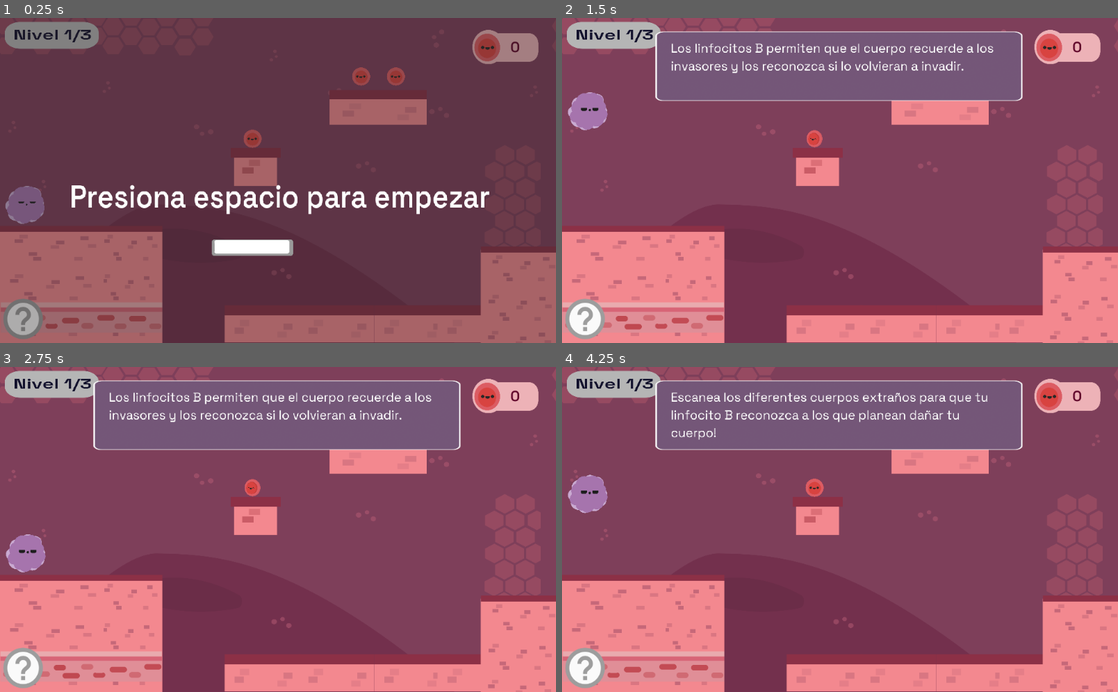
Above: before the commit, frames 1-4 (two rows, left to right).
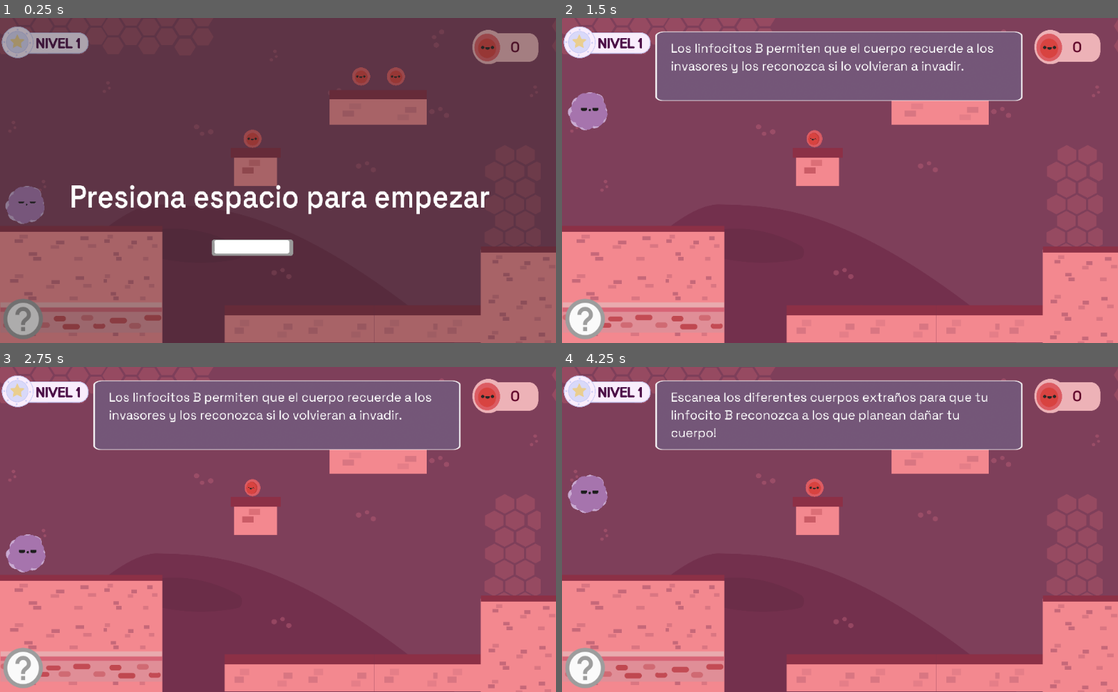
Above: after the commit, the same moments.

Repository: Space-Travelers/Game
Game: Godot game, scene res://src/scenes/immune_system/base_game/stage_1.tscn
The game is run twice, just before and just after one commit, with the same random seed, the same clock (stepped at 60 frames per second) and the same inputs. This scene is started directly instead of the project's main scene.
Inputs (mouse positions are in pixels of both pictures, inside the frame that each line leads up to):
- Up to frame 1 (0.25 s): no input
- Up to frame 2 (1.5 s): tap Space (next_message) at 0.5, 1.35 s; move the mouse to (962, 164) at 0.52 s; hold Right (ui_right) from 0.53 s (still down); click (962, 164) at 0.6 s; tap Up (ui_up) at 0.77 s; move the mouse to (728, 196) at 1.27 s
- Up to frame 3 (2.75 s): tap Up (ui_up) at 1.52 s; move the mouse to (333, 458) at 2.02 s; release Right (ui_right) at 2.03 s; hold Left (ui_left) from 2.03 s (still down); click (333, 458) at 2.1 s
- Up to frame 4 (4.25 s): move the mouse to (812, 594) at 2.77 s; release Left (ui_left) at 2.78 s; hold Right (ui_right) from 2.78 s (still down); tap Space (next_message) at 2.85 s; click (812, 594) at 2.92 s; tap Up (ui_up) at 3.02, 3.77 s; move the mouse to (1006, 578) at 3.52 s; click (1006, 578) at 3.6 s

The runs differ from the first frame. In frame 1, 2.0% of the frame differs, in the area x 0-29%, y 1-96%; in frame 2, 2.0%; in frame 3, 2.0%; in frame 4, 2.2%.

Commit message:
adding gameflow and some changes on stage aesthetic

Diff:
--- a/Global.gd
+++ b/Global.gd
@@ -1,5 +1,6 @@
 extends Node
 var lost_challenge = false
+var first_play= true
 var coin_collected = false
 var coins = 0
 var actual_id_definition = -1
--- a/src/scenes/avatar/avatar.gd
+++ b/src/scenes/avatar/avatar.gd
@@ -34,3 +34,8 @@
 	if (current_avatar_index<1):
 		current_avatar_index = 3;
 	change_img_avatar(avatars["avatar"+String(current_avatar_index)])
+
+
+func _on_sala_pressed():
+	get_tree().change_scene("res://src/scenes/immune_system/base_game/stage_1.tscn")
+	 # Replace with function body.
--- a/src/scenes/immune_system/base_game/Level-lb.gd
+++ b/src/scenes/immune_system/base_game/Level-lb.gd
@@ -11,4 +11,4 @@
 	pass # Replace with function body.
 
 func _process(delta):
-	text = "Nivel " + String(Global.level) + "/3"
+	text = "NIVEL " + String(Global.level)
--- a/src/scenes/immune_system/base_game/stage_1.tscn
+++ b/src/scenes/immune_system/base_game/stage_1.tscn
@@ -62,10 +62,15 @@
 [sub_resource type="RectangleShape2D" id=5]
 extents = Vector2( 126.481, 100.577 )
 
+[sub_resource type="DynamicFontData" id=25]
+font_path = "res://assets/ttf/rimouski sb.otf"
+
 [sub_resource type="DynamicFont" id=21]
 size = 100
-outline_color = Color( 0.0941176, 0.0901961, 0.219608, 1 )
-font_data = ExtResource( 13 )
+outline_size = 1
+outline_color = Color( 0.290196, 0.0509804, 0.270588, 1 )
+use_filter = true
+font_data = SubResource( 25 )
 
 [sub_resource type="DynamicFont" id=2]
 size = 27
@@ -330,7 +335,7 @@
 position = Vector2( 149.5, 552.932 )
 scale = Vector2( 0.442693, 0.416349 )
 frames = SubResource( 1 )
-frame = 1
+frame = 2
 speed_scale = 1.5
 playing = true
 
@@ -388,17 +393,19 @@
 [node name="CanvasLayer" type="CanvasLayer" parent="."]
 
 [node name="TextureRect2" type="TextureRect" parent="CanvasLayer"]
-margin_right = 523.0
-margin_bottom = 253.0
-rect_scale = Vector2( 0.360084, 0.24985 )
+margin_top = 12.0
+margin_right = 1256.0
+margin_bottom = 506.0
+rect_scale = Vector2( 0.13289, 0.132345 )
 texture = ExtResource( 26 )
 
 [node name="Label" type="Label" parent="CanvasLayer/TextureRect2"]
-margin_left = 69.0
-margin_top = 60.0
-margin_right = 447.0
-margin_bottom = 215.0
-custom_colors/font_color = Color( 0.0666667, 0.0627451, 0.172549, 1 )
+margin_left = 497.0
+margin_top = 144.0
+margin_right = 640.0
+margin_bottom = 273.0
+rect_scale = Vector2( 2.20951, 1.95931 )
+custom_colors/font_color = Color( 0.290196, 0.0509804, 0.270588, 1 )
 custom_fonts/font = SubResource( 21 )
 text = "0"
 script = ExtResource( 27 )
@@ -531,7 +538,7 @@
 position = Vector2( 2143, 485 )
 
 [node name="lost_challenge_obj" type="CollisionShape2D" parent="lost_challenge_area2"]
-position = Vector2( -61, -9 )
+position = Vector2( -6, -9 )
 shape = SubResource( 16 )
 
 [node name="Help-panel" type="CanvasLayer" parent="."]
--- a/src/scenes/immune_system/base_game/stage_2.tscn
+++ b/src/scenes/immune_system/base_game/stage_2.tscn
@@ -36,7 +36,10 @@
 extents = Vector2( 850.379, 580.602 )
 
 [sub_resource type="RectangleShape2D" id=15]
-extents = Vector2( 137.25, 35.5 )
+extents = Vector2( 132.5, 38.75 )
+
+[sub_resource type="RectangleShape2D" id=23]
+extents = Vector2( 97, 39.4375 )
 
 [sub_resource type="RectangleShape2D" id=20]
 extents = Vector2( 105.125, 42.75 )
@@ -50,10 +53,15 @@
 [sub_resource type="RectangleShape2D" id=5]
 extents = Vector2( 126.481, 100.577 )
 
-[sub_resource type="DynamicFont" id=22]
+[sub_resource type="DynamicFontData" id=27]
+font_path = "res://assets/ttf/rimouski sb.otf"
+
+[sub_resource type="DynamicFont" id=26]
 size = 100
-outline_color = Color( 0.0941176, 0.0901961, 0.219608, 1 )
-font_data = ExtResource( 13 )
+outline_size = 1
+outline_color = Color( 0.290196, 0.0509804, 0.270588, 1 )
+use_filter = true
+font_data = SubResource( 27 )
 
 [sub_resource type="DynamicFont" id=2]
 size = 27
@@ -181,8 +189,22 @@
 [node name="StaticBody2D" type="StaticBody2D" parent="game_items/Node"]
 
 [node name="CollisionShape2D" type="CollisionShape2D" parent="game_items/Node/StaticBody2D"]
-position = Vector2( 1309.75, 565 )
+position = Vector2( 1312.5, 568.25 )
 shape = SubResource( 15 )
+
+[node name="Node" type="Node2D" parent="game_items/Node"]
+
+[node name="Sprite6" type="Sprite" parent="game_items/Node/Node"]
+position = Vector2( 1512.1, -279 )
+scale = Vector2( 0.31579, 0.323253 )
+texture = ExtResource( 1 )
+offset = Vector2( 78.0015, 2224.87 )
+
+[node name="StaticBody2D" type="StaticBody2D" parent="game_items/Node/Node"]
+
+[node name="CollisionShape2D" type="CollisionShape2D" parent="game_items/Node/Node/StaticBody2D"]
+position = Vector2( 1536, 443.438 )
+shape = SubResource( 23 )
 
 [node name="Node2" type="Node2D" parent="game_items"]
 position = Vector2( 1080, 0 )
@@ -320,19 +342,21 @@
 
 [node name="CanvasLayer" type="CanvasLayer" parent="."]
 
-[node name="TextureRect2" type="TextureRect" parent="CanvasLayer"]
-margin_right = 523.0
-margin_bottom = 253.0
-rect_scale = Vector2( 0.360084, 0.24985 )
+[node name="TextureRect3" type="TextureRect" parent="CanvasLayer"]
+margin_top = 12.0
+margin_right = 1256.0
+margin_bottom = 506.0
+rect_scale = Vector2( 0.13289, 0.132345 )
 texture = ExtResource( 3 )
 
-[node name="Label" type="Label" parent="CanvasLayer/TextureRect2"]
-margin_left = 69.0
-margin_top = 60.0
-margin_right = 441.0
-margin_bottom = 215.0
-custom_colors/font_color = Color( 0.0666667, 0.0627451, 0.172549, 1 )
-custom_fonts/font = SubResource( 22 )
+[node name="Label" type="Label" parent="CanvasLayer/TextureRect3"]
+margin_left = 497.0
+margin_top = 144.0
+margin_right = 582.0
+margin_bottom = 265.0
+rect_scale = Vector2( 2.20951, 1.95931 )
+custom_colors/font_color = Color( 0.290196, 0.0509804, 0.270588, 1 )
+custom_fonts/font = SubResource( 26 )
 text = "0"
 script = ExtResource( 5 )
 
--- a/src/scenes/immune_system/base_game/stage_3.tscn
+++ b/src/scenes/immune_system/base_game/stage_3.tscn
@@ -42,10 +42,15 @@
 [sub_resource type="RectangleShape2D" id=5]
 extents = Vector2( 126.481, 100.577 )
 
-[sub_resource type="DynamicFont" id=22]
-size = 120
-outline_color = Color( 0.0941176, 0.0901961, 0.219608, 1 )
-font_data = ExtResource( 13 )
+[sub_resource type="DynamicFontData" id=25]
+font_path = "res://assets/ttf/rimouski sb.otf"
+
+[sub_resource type="DynamicFont" id=26]
+size = 100
+outline_size = 1
+outline_color = Color( 0.290196, 0.0509804, 0.270588, 1 )
+use_filter = true
+font_data = SubResource( 25 )
 
 [sub_resource type="DynamicFont" id=2]
 size = 27
@@ -248,19 +253,21 @@
 
 [node name="CanvasLayer" type="CanvasLayer" parent="."]
 
-[node name="TextureRect2" type="TextureRect" parent="CanvasLayer"]
-margin_right = 523.0
-margin_bottom = 253.0
-rect_scale = Vector2( 0.360084, 0.24985 )
+[node name="TextureRect3" type="TextureRect" parent="CanvasLayer"]
+margin_top = 12.0
+margin_right = 1256.0
+margin_bottom = 506.0
+rect_scale = Vector2( 0.13289, 0.132345 )
 texture = ExtResource( 1 )
 
-[node name="Label" type="Label" parent="CanvasLayer/TextureRect2"]
-margin_left = 69.0
-margin_top = 60.0
-margin_right = 441.0
-margin_bottom = 215.0
-custom_colors/font_color = Color( 0.0666667, 0.0627451, 0.172549, 1 )
-custom_fonts/font = SubResource( 22 )
+[node name="Label" type="Label" parent="CanvasLayer/TextureRect3"]
+margin_left = 497.0
+margin_top = 144.0
+margin_right = 640.0
+margin_bottom = 273.0
+rect_scale = Vector2( 2.20951, 1.95931 )
+custom_colors/font_color = Color( 0.290196, 0.0509804, 0.270588, 1 )
+custom_fonts/font = SubResource( 26 )
 text = "0"
 script = ExtResource( 3 )
 
--- a/src/scenes/login/login.gd
+++ b/src/scenes/login/login.gd
@@ -16,3 +16,4 @@
 	var error = $HTTPRequest.request("https://spacetravelers.herokuapp.com/player/login",headers, true, HTTPClient.METHOD_POST, body)
 	if error != OK:
 		push_error(" An error occured in  the HTTP request")
+	get_tree().change_scene("res://src/scenes/room/room.tscn")
--- a/src/scenes/login/login.tscn
+++ b/src/scenes/login/login.tscn
@@ -35,7 +35,7 @@
 margin_right = 428.0
 margin_bottom = 178.0
 rect_pivot_offset = Vector2( 37, 17 )
-text = "Usuario"
+text = "Correo electrónico"
 
 [node name="Label2" type="Label" parent="."]
 margin_left = 376.0
--- a/src/scenes/register/register.gd
+++ b/src/scenes/register/register.gd
@@ -21,6 +21,24 @@
 #func _process(delta):
 #	pass
 
+func _on_next_pressed():
+	print("IM PRESSED")
+	var headers = ["Content-Type: application/json"]
+	var body = {"name": $username.get_text(),
+  "last_name": $apellido.get_text(),
+  "email": $email.get_text(),
+  "password": $password.get_text(),
+  "age": int($edad.get_text()),
+  "level": $nivel.get_text(),
+  "gender": $genero.get_text(),
+  "school": $Escuela.get_text(),
+  "avatar":str(current_avatar_index),
+ }
+	body = JSON.print(body)
+	var error = $HTTPRequest.request("https://spacetravelers.herokuapp.com/player/register",headers, true, HTTPClient.METHOD_POST, body)
+	if error != OK:
+		print("Error")
+	$avatar.show()
 
 func _on_genero_item_selected(index):
 	var current_select=index
@@ -50,24 +68,11 @@
 	node.texture = load(file)
 
 func _on_Button_pressed():
-	$avatar.show()
+	print("where am i")
 
-
-
-
-
-
-
-
-func _on_Button_pressed():
-
-  "school": $Escuela.get_text(),
-  "avatar":str(current_avatar_index),
- }
-	body = JSON.print(body)
-	var error = $HTTPRequest.request("https://spacetravelers.herokuapp.com/player/register",headers, true, HTTPClient.METHOD_POST, body)
-	if error != OK:
-		print("Error")
+func _on_register_pressed():
+	$avatar.hide()
+	get_tree().change_scene("res://src/scenes/login/login.tscn")
 
 
 func _on_HTTPRequest_request_completed(result, response_code, headers, body):
@@ -91,18 +96,3 @@
 	if (current_avatar_index<1):
 		current_avatar_index = 3;
 	change_img_avatar(avatars["avatar"+String(current_avatar_index)])
-  "school": $Escuela.get_text()}
-
-	body = JSON.print(body)
-	var error = $HTTPRequest.request("https://spacetravelers.herokuapp.com/player/register",headers, true, HTTPClient.METHOD_POST, body)
-	if error != OK:
-		push_error(" An error occured in  the HTTP request")
-
-
-
-func _on_HTTPRequest_request_completed(result, response_code, headers, body):
-		if result == HTTPRequest.RESULT_SUCCESS:
-			if(response_code==200):
-				print(body.get_string_from_utf8())
-			else:
-				print("errot")
--- a/src/scenes/register/register.tscn
+++ b/src/scenes/register/register.tscn
@@ -1,7 +1,8 @@
-
 [gd_scene load_steps=11 format=2]
 
-
+[ext_resource path="res://assets/UI/backgrounds/login.png" type="Texture" id=1]
+[ext_resource path="res://theme/st.tres" type="Theme" id=2]
+[ext_resource path="res://src/scenes/register/register.gd" type="Script" id=3]
 [ext_resource path="res://assets/UI/buttons/button-right.svg" type="Texture" id=4]
 [ext_resource path="res://font.tres" type="DynamicFont" id=5]
 [ext_resource path="res://assets/UI/backgrounds/Select-avatar.png" type="Texture" id=6]
@@ -10,7 +11,6 @@
 [ext_resource path="res://assets/UI/astronauts/avatar1.svg" type="Texture" id=9]
 [ext_resource path="res://assets/UI/buttons/check.png" type="Texture" id=10]
 
-
 [node name="Control" type="Control"]
 margin_right = 40.0
 margin_bottom = 40.0
@@ -145,18 +145,18 @@
 rect_pivot_offset = Vector2( 46, 22 )
 text = "Escuela"
 
-[node name="Button" type="Button" parent="."]
+[node name="next" type="Button" parent="."]
 margin_left = 395.0
 margin_top = 457.0
 margin_right = 613.0
 margin_bottom = 505.0
 theme = ExtResource( 2 )
-
 text = "Siguiente"
 
 [node name="HTTPRequest" type="HTTPRequest" parent="."]
 
 [node name="avatar" type="Control" parent="."]
+visible = false
 margin_right = 40.0
 margin_bottom = 40.0
 
@@ -209,17 +209,11 @@
 texture_normal = ExtResource( 10 )
 expand = true
 
+[node name="HTTPRequest" type="HTTPRequest" parent="."]
+
 [connection signal="item_selected" from="genero" to="." method="_on_genero_item_selected"]
-[connection signal="pressed" from="Button" to="." method="_on_Button_pressed"]
+[connection signal="pressed" from="next" to="." method="_on_next_pressed"]
 [connection signal="request_completed" from="HTTPRequest" to="." method="_on_HTTPRequest_request_completed"]
 [connection signal="pressed" from="avatar/buttonRight" to="." method="_on_buttonRight_pressed"]
 [connection signal="pressed" from="avatar/buttonLeft" to="." method="_on_buttonLeft_pressed"]
 [connection signal="pressed" from="avatar/register" to="." method="_on_register_pressed"]
-
-text = "Registrar"
-
-[node name="HTTPRequest" type="HTTPRequest" parent="."]
-
-[connection signal="item_selected" from="genero" to="." method="_on_genero_item_selected"]
-[connection signal="pressed" from="Button" to="." method="_on_Button_pressed"]
-[connection signal="request_completed" from="HTTPRequest" to="." method="_on_HTTPRequest_request_completed"]
--- a/src/scenes/room/room.tscn
+++ b/src/scenes/room/room.tscn
@@ -78,3 +78,4 @@
 
 [connection signal="button_up" from="buttonRight" to="." method="_on_buttonRight_button_up"]
 [connection signal="button_up" from="buttonLeft" to="." method="_on_buttonLeft_button_up"]
+[connection signal="pressed" from="sala" to="." method="_on_sala_pressed"]
Binary file changed: assets/UI/immune_system/room/level-cont.png
Binary file added: assets/ttf/rimouski sb.otf
Not shown: 1 places in src/scenes/immune_system/base_game/stage_1.tscn that only renumber resources
Not shown: 1 places in src/scenes/immune_system/base_game/stage_2.tscn that only renumber resources
Not shown: 1 places in src/scenes/immune_system/base_game/stage_3.tscn that only renumber resources
